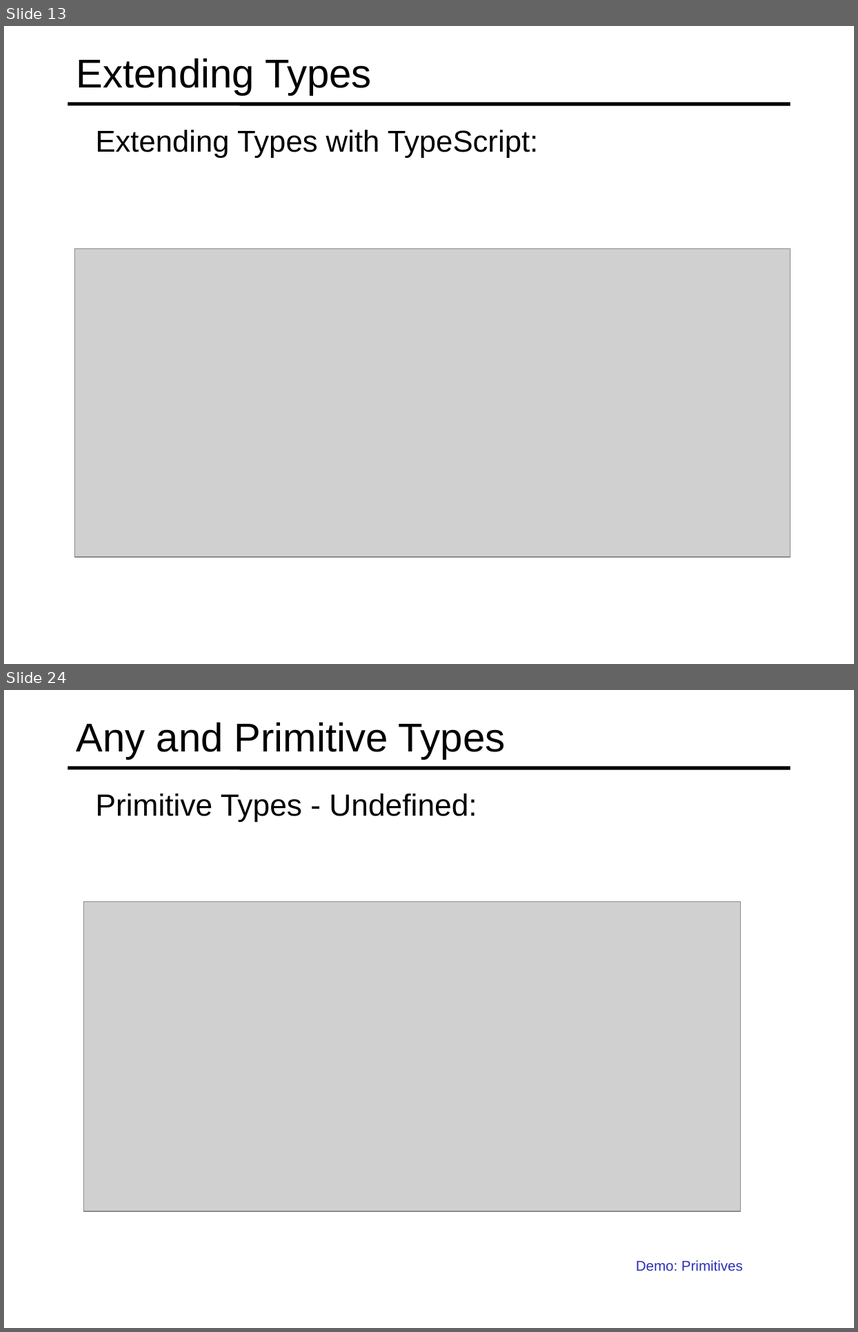
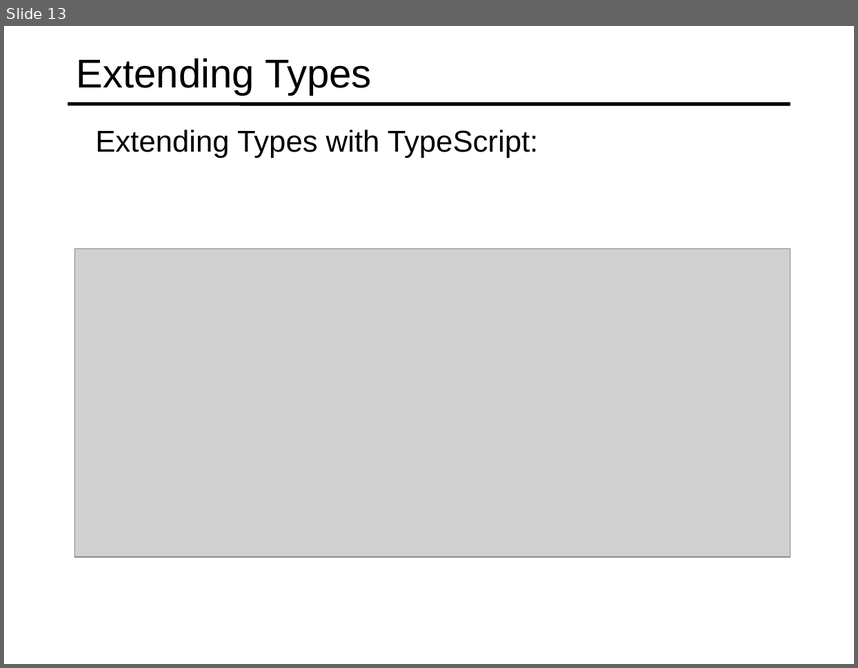
Before and after one commit to specter01wj/Jago_Link_Training, a slide deck: Angular/Angular7/TypeScript Fundamentals/3.Classes and Interfaces/L3_Classes and Interfaces.ppt. Shown one above the other, each under a label of ours: slides 13 and 24 before the commit, slide 13 after it; the slides between them are not shown. The pictures are 858x1332 and 858x668 pixels, drawn with LibreOffice and Linux fonts; fonts in the diff are those of the drawing; grey boxes stand for pictures. Boxes give left, top, right and bottom in pixels: in the first picture for what was removed or moved away, otherwise in the second. Text is boxed around its words. In the diff, an @@ line names an element or a change of style, - is before the commit and + after.

```diff
--- a/Angular/Angular7/TypeScript Fundamentals/3.Classes and Interfaces/L3_Classes and Interfaces.ppt
+++ b/Angular/Angular7/TypeScript Fundamentals/3.Classes and Interfaces/L3_Classes and Interfaces.ppt
@@ slide 24 removed at (4,690,854,1328), background #FFFFFF; not listed: 1 template element that a slide beside it also shows @@
@@ title removed at (76,722,505,759) @@
-Any and Primitive Types
@@ text removed at (96,793,477,822) @@
-  Primitive Types - Undefined:
@@ picture removed at (84,902,741,1211) @@
@@ text removed at (636,1260,743,1270) @@
-  Demo: Primitives
```
Also in this commit, not shown: 1 slide changed, 10 slides added, 15 other slides removed.
